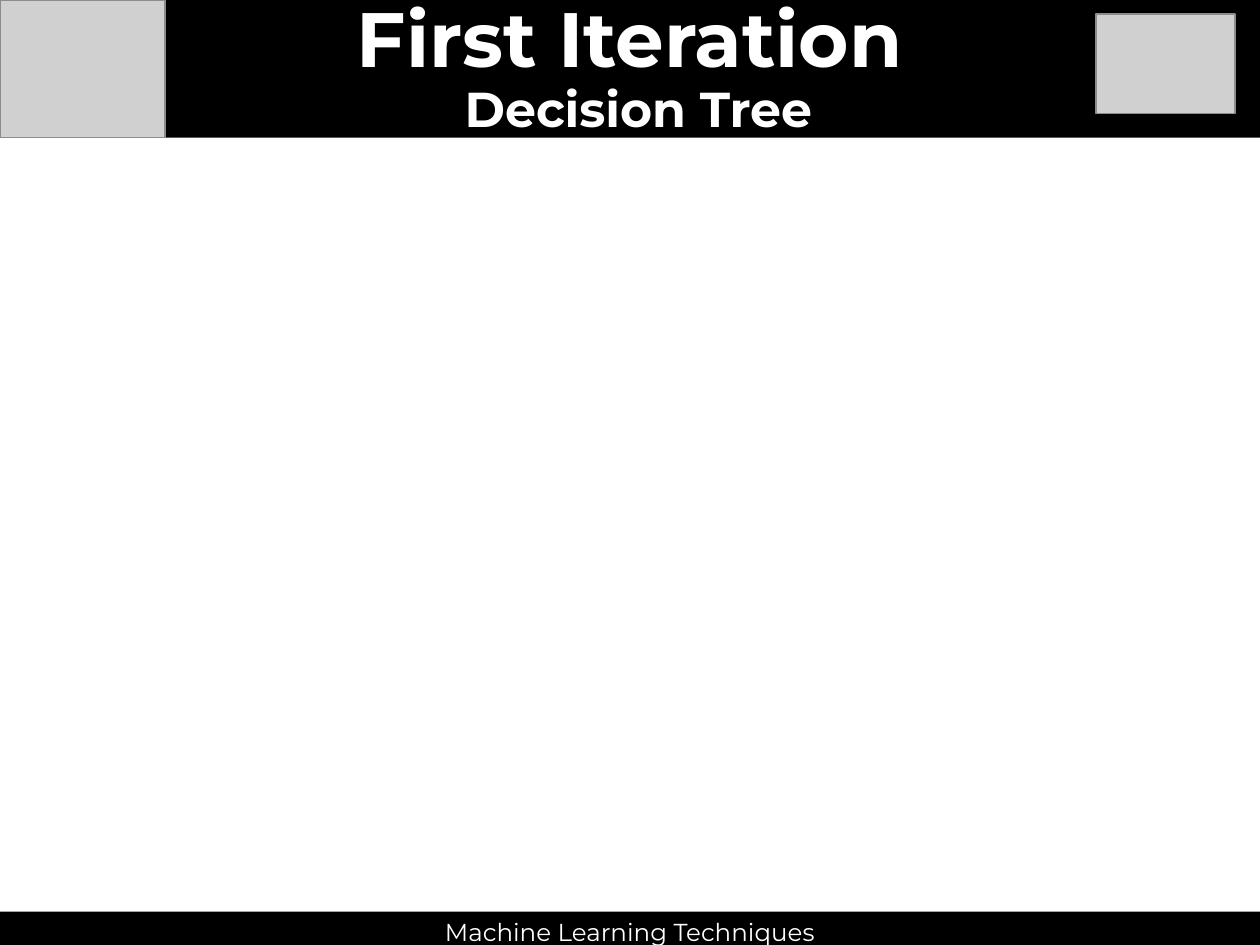
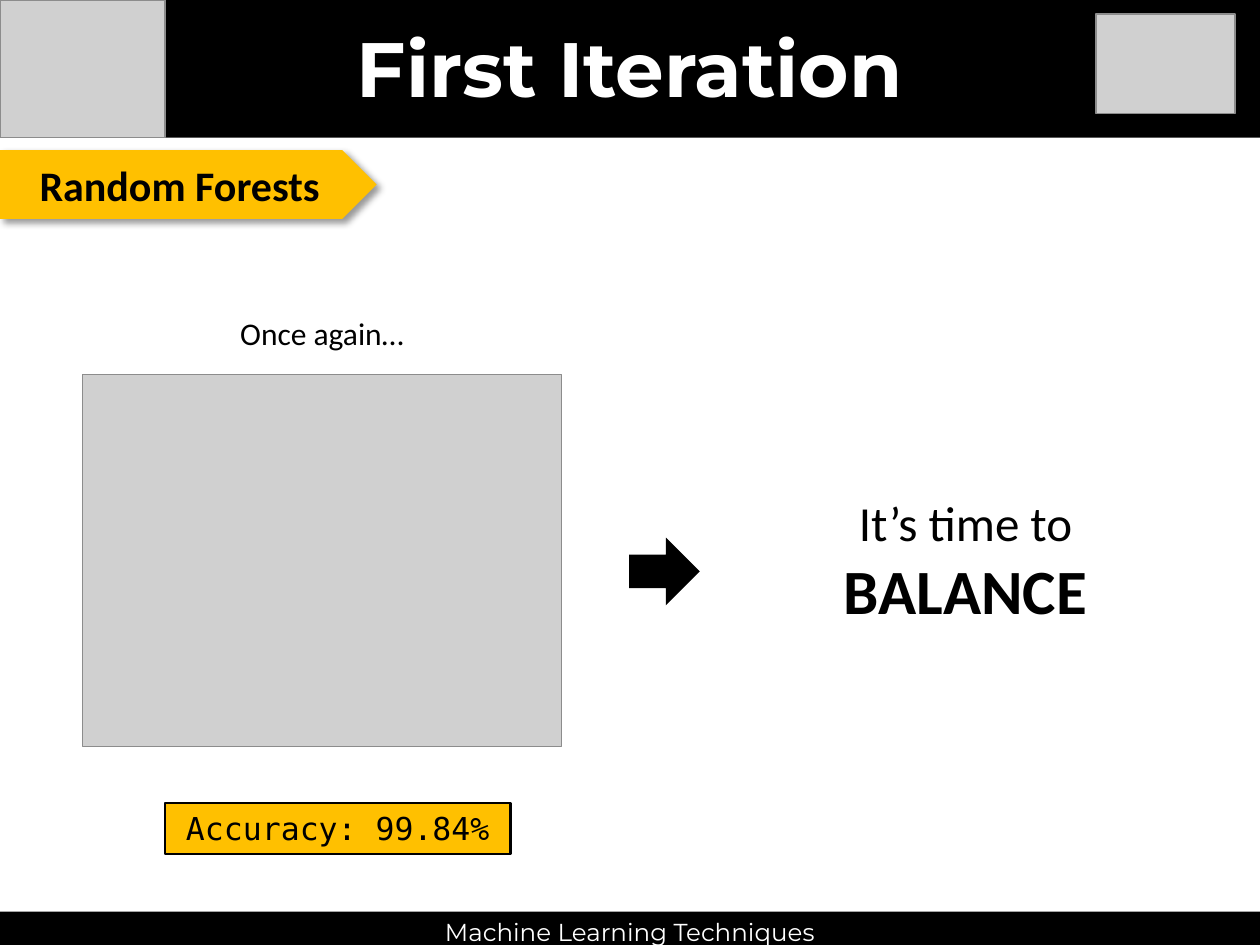
Before and after one commit to thmasker/ML_lab, a slide deck: slide 5 of Task3/doc/Task3.pptx (slide 3 before the commit). Drawn at 1260x945 pixels with LibreOffice and Linux fonts; fonts in the diff are those of the drawing; grey boxes stand for pictures. Boxes give left, top, right and bottom in pixels: in the first picture for what was removed or moved away, otherwise in the second. Text is boxed around its words. In the diff, an @@ line names an element or a change of style, - is before the commit and + after.

```diff
--- a/Task3/doc/Task3.pptx
+++ b/Task3/doc/Task3.pptx
@@ text "First Iteration": place and size @@
-text "First Iteration" at bbox=[357, 6, 903, 68]
+text "First Iteration" at bbox=[357, 36, 903, 98]
@@ text removed at bbox=[465, 88, 812, 139] @@
-Decision Tree
@@ pentagon arrow added at bbox=[0, 150, 377, 219], fill #FFC000, 24 pt, text #000000, bold @@
+Random Forests
@@ text added at bbox=[240, 323, 404, 351], 18 pt, text #000000 @@
+Once again…
@@ picture added at bbox=[83, 374, 562, 746] @@
@@ text added at bbox=[844, 506, 1087, 615], 28 pt, text #000000 @@
+It’s time to
+BALANCE
@@ right arrow added at bbox=[630, 539, 698, 604], fill #000000, outline #000000 1 pt @@
@@ rectangle added at bbox=[165, 803, 510, 853], fill #FFC000, outline #000000 1.5 pt, 18 pt, text #000000 @@
+Accuracy: 99.84%
```
Also in this commit, not shown: 2 other slides changed, 6 slides added, 5 slides removed.
